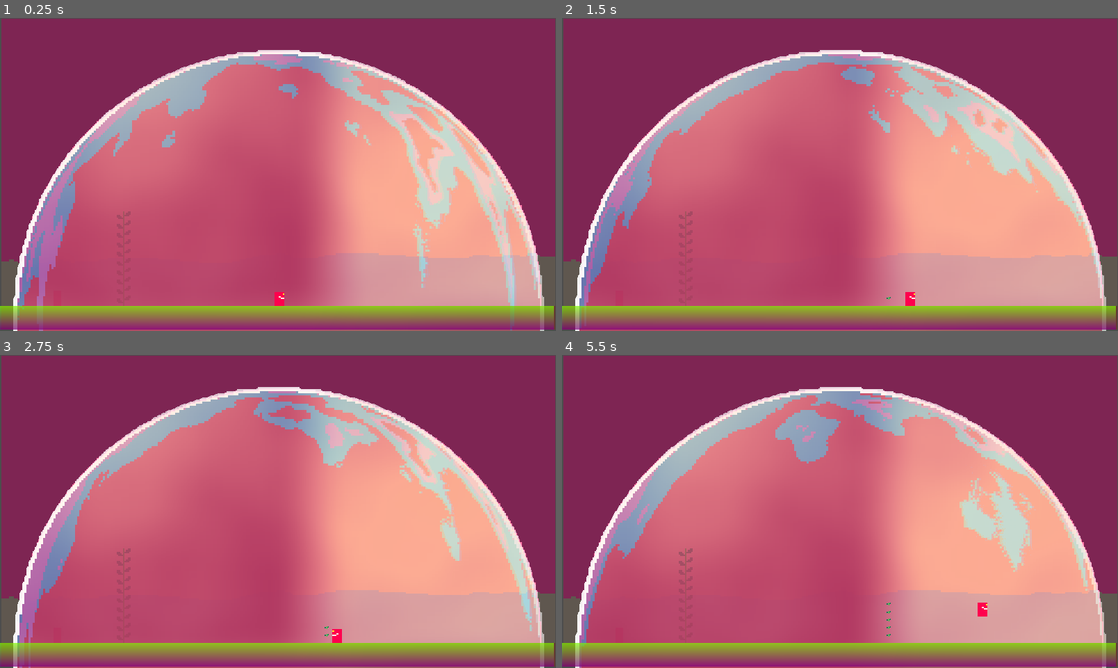
Above: before the commit, frames 1-4 (two rows, left to right).
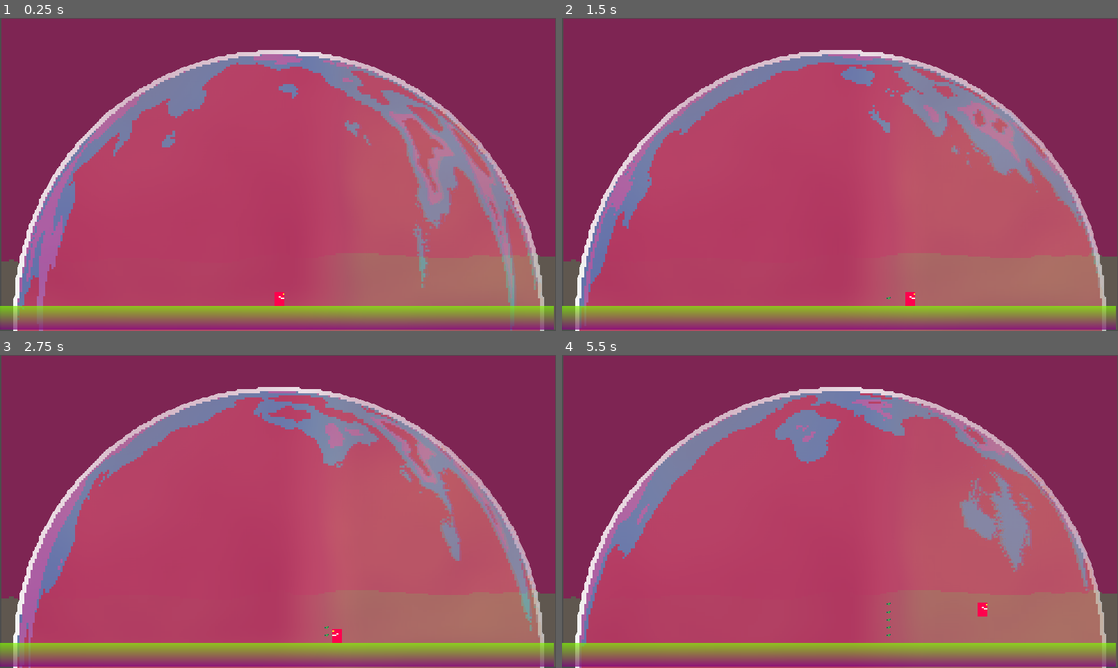
Above: after the commit, the same moments.

Repository: razzius/oxygen-farm
Game: Godot game, scene res://main.tscn
The game is run twice, just before and just after one commit, with the same random seed, the same clock (stepped at 60 frames per second) and the same inputs. The engine's default icon, where the game draws it, is replaced by a stand-in: a white triangle on a blue panel in a dark square.
Inputs:
- Up to frame 1 (0.25 s): no input
- Up to frame 2 (1.5 s): hold D (right) from 0.53 s (still down); tap W (up) at 0.6, 0.77, 1.07 s; tap Space (cut) at 1.35 s
- Up to frame 3 (2.75 s): tap W (up) at 1.52, 1.55, 1.82, 2.3 s; release D (right) at 2.03 s; hold Left (left) from 2.03 s (still down); hold Shift (shift) from 2.03 s (still down)
- Up to frame 4 (5.5 s): release Left (left) at 2.78 s; release Shift (shift) at 2.78 s; hold D (right) 2.78-4.28 s; tap W (up) at 2.85, 3.02, 3.32, 3.77, 3.8, 4.07, 4.52, 4.55, 4.82, 5.1 s; tap Space (cut) at 3.6 s; hold Left (left) 4.28-5.03 s; tap Shift (shift) at 4.35 s; hold D (right) from 5.03 s (still down)

The runs differ from the first frame. In frame 1, 37% of the frame differs, in the area x 5-100%, y 10-100%; in frame 2, 38%; in frame 3, 39%; in frame 4, 40%.

Commit message:
Switching background

Diff:
--- a/main.tscn
+++ b/main.tscn
@@ -1,10 +1,10 @@
-[gd_scene load_steps=12 format=3 uid="uid://bdy3tagav4qmb"]
+[gd_scene load_steps=13 format=3 uid="uid://bdy3tagav4qmb"]
 
 [ext_resource type="PackedScene" uid="uid://ba0hqbqmx7rha" path="res://Player/player.tscn" id="1_pwm58"]
 [ext_resource type="Shader" path="res://razzishader.gdshader" id="2_gyp2u"]
 [ext_resource type="PackedScene" uid="uid://csn4hjyqdpbqp" path="res://Bubble/bubble_composite.tscn" id="2_plnqy"]
 [ext_resource type="Texture2D" uid="uid://cae5003q3i5iy" path="res://icon.svg" id="3_4ldu5"]
-[ext_resource type="Texture2D" uid="uid://ll0agfil831v" path="res://art/mockup.png" id="3_ce1ep"]
+[ext_resource type="Texture2D" uid="uid://df558gbv2lc5i" path="res://art/background.png" id="5_n3lp2"]
 [ext_resource type="PackedScene" uid="uid://dfmwi20j1detr" path="res://scenes/plant/plant.tscn" id="5_wpcyw"]
 
 [sub_resource type="ShaderMaterial" id="ShaderMaterial_uew2f"]
@@ -52,7 +52,7 @@
 material = SubResource("ShaderMaterial_5ea2y")
 position = Vector2(1, -273)
 scale = Vector2(3.18889, 3.22)
-texture = ExtResource("3_ce1ep")
+texture = ExtResource("5_n3lp2")
 
 [node name="Camera2D" type="Camera2D" parent="."]
 offset = Vector2(0, -272)
